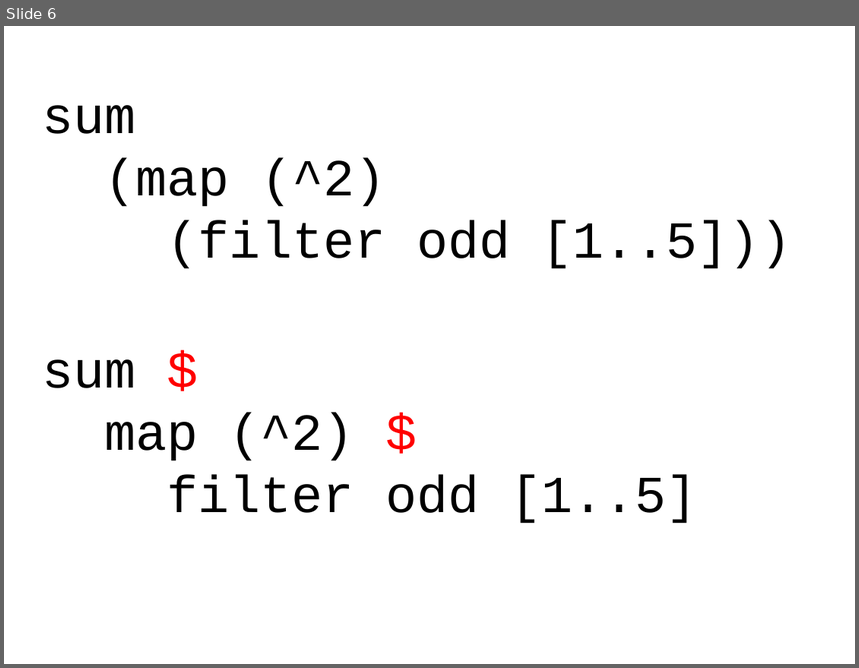
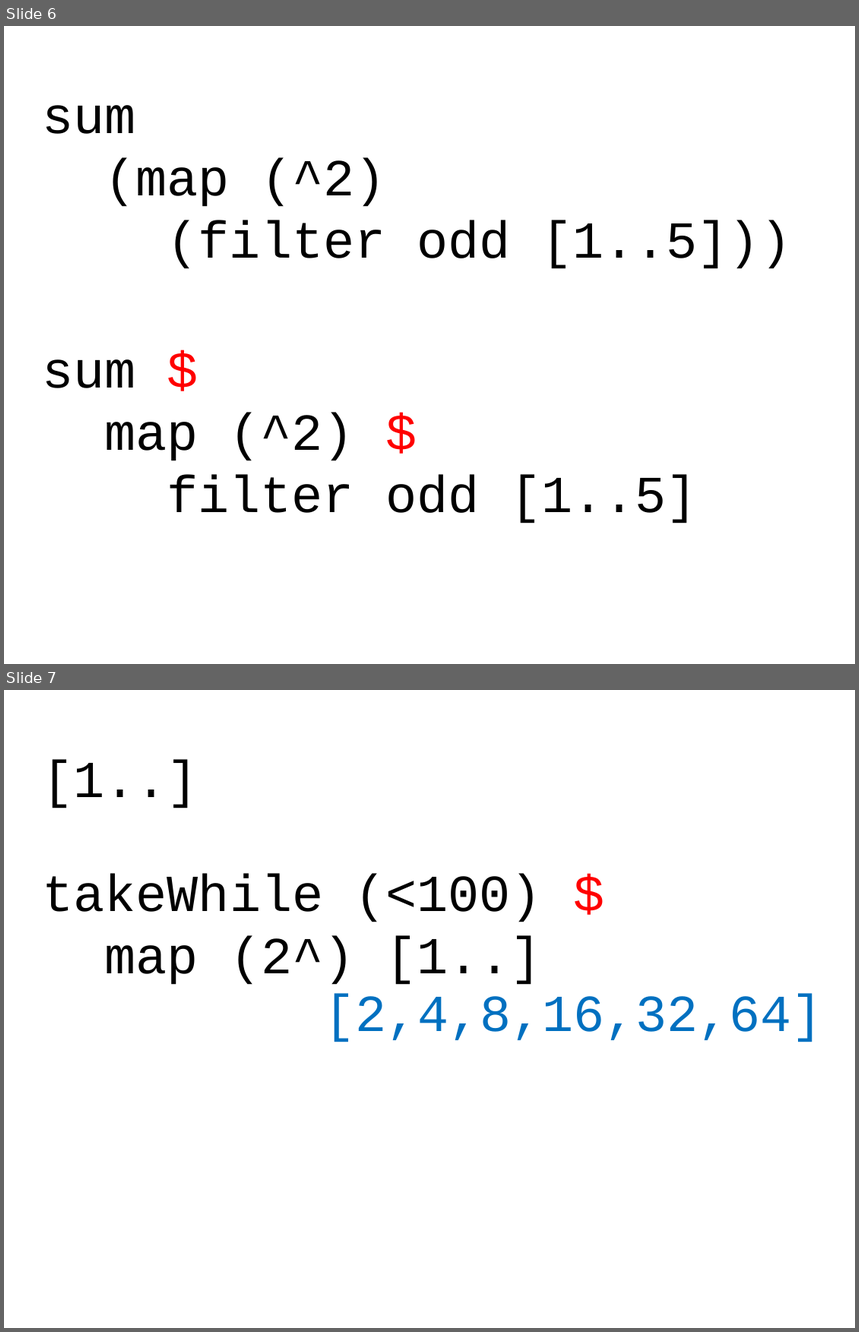
Before and after one commit to dominicprior/beginning-haskell-course, a slide deck: beginning-haskell.pptx. Shown one above the other, each under a label of ours: slide 6 before the commit, slides 6 and 7 after it. The pictures are 859x668 and 859x1332 pixels, drawn with LibreOffice and Linux fonts; fonts in the diff are those of the drawing. Boxes give left, top, right and bottom in pixels: in the first picture for what was removed or moved away, otherwise in the second. Text is boxed around its words. In the diff, an @@ line names an element or a change of style, - is before the commit and + after.

```diff
--- a/beginning-haskell.pptx
+++ b/beginning-haskell.pptx
@@ slide 7 added at (x1=4, y1=690, x2=855, y2=1328), background #FFFFFF @@
@@ text added at (x1=43, y1=759, x2=199, y2=809), 44 pt, text #000000 @@
+[1..]
@@ text added at (x1=43, y1=873, x2=541, y2=985), 44 pt, text #000000 @@
+takeWhile (<100) $
+map (2^) [1..]
@@ text added at (x1=324, y1=994, x2=823, y2=1043), 44 pt, text #0070C0 @@
+[2,4,8,16,32,64]
```
Also in this commit, not shown: 1 slide changed.
